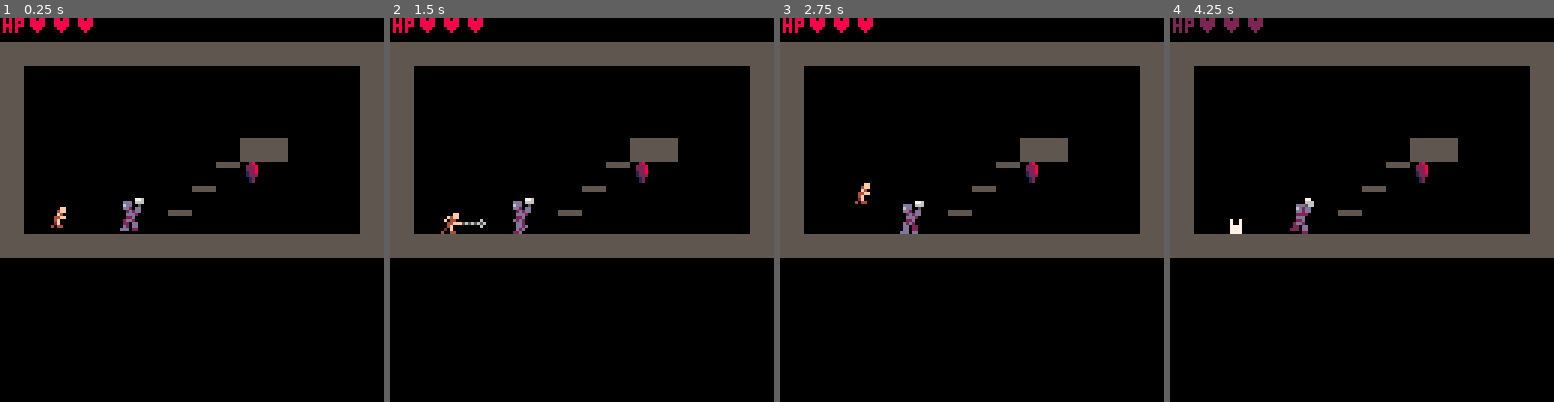
Above: before the commit, frames 1-4 (left to right).
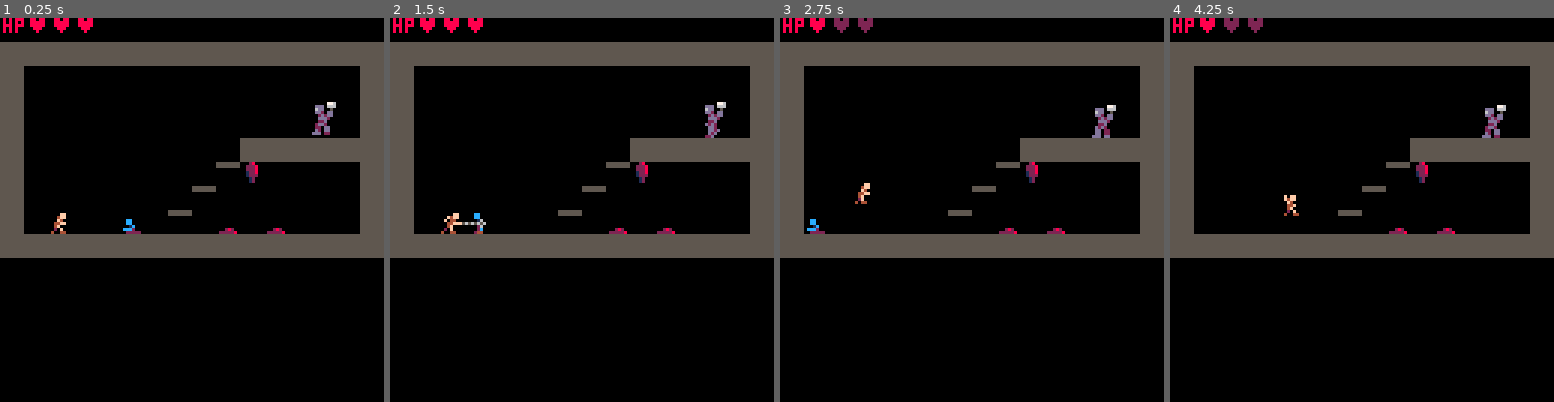
Above: after the commit, the same moments.

Repository: AddisonMink/fortrebosque
Game: PICO-8 cartridge main.p8
The game is run twice, just before and just after one commit, with the same random seed, the same clock (stepped at 60 frames per second) and the same inputs.
Inputs:
- Up to frame 1 (0.25 s): no input
- Up to frame 2 (1.5 s): tap X (X key) at 0.33, 1.07 s; tap O (Z key) at 0.7 s
- Up to frame 3 (2.75 s): hold Right 1.6-2.1 s; tap O (Z key) at 1.7, 2.1, 2.5 s; tap X (X key) at 1.85 s; hold Right from 2.47 s (still down)
- Up to frame 4 (4.25 s): tap O (Z key) every 0.4 s from 2.9 to 4.1 s; tap X (X key) at 2.97, 4.08 s; release Right at 3.03 s; hold Left 3.08-3.58 s; hold Right from 4.02 s (still down)

The runs differ from the first frame. In frame 1, 2.0% of the frame differs, in the area x 13-94%, y 21-57%; in frame 2, 1.9%; in frame 3, 2.2%; in frame 4, 2.3%, in the area x 0-94%, y 0-57%.

Commit message:
improve map.

Diff:
--- a/main.p8
+++ b/main.p8
@@ -10,10 +10,10 @@
 #include knight.lua
 #include room.lua
 
-room = room_load(0, 0, player)
-
 function _init()
-	camera(0, -8)
+	player.body.x = 16
+	player.body.y = 48 + 80
+	room = room_load(0, 1, player)
 end
 
 function _update()
@@ -192,21 +192,30 @@
 0000000000000000000000000000000000000000000000000000000000000000010200000000000000000000000000000000000000000000000000000000000000000000000000000000000000000000000000000000000000000000000000000000000000000000000000000000000000000000000000000000000000000000
 0000000000000000000000000000000000000000000000000000000000000000000000000000000000000000000000000000000000000000000000000000000000000000000000000000000000000000000000000000000000000000000000000000000000000000000000000000000000000000000000000000000000000000
 __map__
-2020202020202020202020202020202000000000000000000000000000000000000000000000000000000000000000000000000000000000000000000000003300000000000000000000000000000000000000000000000000000000000000000000000000000000000000000000000000000000000000000000000000000000
-2000000000000000000000000000002000000000000000000000000000000000000000000000000000000000000000000000000000000000000000000000001100000000000000000000000000000000000000000000000000000000000000000000000000000000000000000000000000000000000000000000000000000000
-2000000000000000000000000000002000000000000000000000000000000000000000000000000000000000000000000000000000000000000000000000001100000000000000000000000000000000000000000000000000000000000000000000000000000000000000000000000000000000000000000000000000000000
-2000000000000000000000000000002000000000000000000000000000000000000000000000000000000000000000000000000000000000000000000000001100000000000000000000000000000000000000000000000000000000000000000000000000000000000000000000000000000000000000000000000000000000
-2000000000000000000020200000002000000000000000000000000000000000000000000000000000000000000000000000000000000000000000000000001100000000000000000000000000000000000000000000000000000000000000000000000000000000000000000000000000000000000000000000000000000000
-2000000000000000002109000000002000000000000000000000000000000000000000000000000000000000000000000000000000000000000000000000001100000000000000000000000000000000000000000000000000000000000000000000000000000000000000000000000000000000000000000000000000000000
-2000000000000000210000000000002000000000000000000000000000000000000000000000000000000000000000000000000000000000000000000000001100000000000000000000000000000000000000000000000000000000000000000000000000000000000000000000000000000000000000000000000000000000
-2000000000010021000000000000002000000000000000000000000000000000000000000000000000000000000000000000000000000000000000000000001100000000000000000000000000000000000000000000000000000000000000000000000000000000000000000000000000000000000000000000000000000000
-2020202020202020202020202020202000000000000000000000000000000000000000000000000000000000000000000000000000000000000000000000002200000000000000000000000000000000000000000000000000000000000000000000000000000000000000000000000000000000000000000000000000000000
-3033333033330000303020202020202000000000000000000000000000000000000000000000000000000000000000000000000000000000000000000000003300000000000000000000000000000000000000000000000000000000000000000000000000000000000000000000000000000000000000000000000000000000
-3033333000003131302000000000002000000000000000000000000000000000000000000000000000000000000000000000000000000000000000000000002a00000000000000000000000000000000000000000000000000000000000000000000000000000000000000000000000000000000000000000000000000000000
-3033333000000000302000000000002000000000000000000000000000000000000000000000000000000000000000000000000000000000000000000000001100000000000000000000000000000000000000000000000000000000000000000000000000000000000000000000000000000000000000000000000000000000
-3033003031313100002000000000002000000000000000000000000000000000000000000000000000000000000000000000000000000000000000000000002200000000000000000000000000000000000000000000000000000000000000000000000000000000000000000000000000000000000000000000000000000000
-3031003000000000002000000000002000000000000000000000000000000000000000000000000000000000000000000000000000000000000000000000001100000000000000000000000000000000000000000000000000000000000000000000000000000000000000000000000000000000000000000000000000000000
-3000313031000000000000000000002000000000000000000000000000000000000000000000000000000000000000000000000000000000000000000000001100000000000000000000000000000000000000000000000000000000000000000000000000000000000000000000000000000000000000000000000000000000
-3031003031000000000000000000002000000000000000000000000000000000000000000000000000000000000000000000000000000000000000000000001100000000000000000000000000000000000000000000000000000000000000000000000000000000000000000000000000000000000000000000000000000000
-3000000000003333202020000000002000000000000000000000000000000000000000000000000000000000000000000000000000000000000000000000001100000000000000000000000000000000000000000000000000000000000000000000000000000000000000000000000000000000000000000000000000000000
-3232323232323232323220202020202000000000000000000000000000000000000000000000000000000000000000000000000000000000000000000000002200000000000000000000000000000000000000000000000000000000000000000000000000000000000000000000000000000000000000000000000000000000
+2020202020202020202020202020202020202020202020202020202020202020202020202020202020202020202020202020202020202020202020202020202020202020202020202020202020202020202020202020202020202020202020202020202020202020202020202020202020202020202020202020202020202020
+2000000000000000000000000000002020000000000000000000000000000020200000000000000000000000000000202000000000000000000000000000002020000000000000000000000000000020200000000000000000000000000000202000000000000000000000000000002020000000000000000000000000000020
+2000000000000000000000000000002020000000000000000000000000000020200000000000000000000000000000202000000000000000000000000000002020000000000000000000000000000020200000000000000000000000000000202000000000000000000000000000002020000000000000000000000000000020
+2000000000000000000000000000002020000000000000000000000000000020200000000000000000000000000000202000000000000000000000000000002020000000000000000000000000000020200000000000000000000000000000202000000000000000000000000000002020000000000000000000000000000020
+2000000000000000000000000000002020000000000000000000000000000020200000000000000000000000000000202000000000000000000000000000002020000000000000000000000000000020200000000000000000000000000000202000000000000000000000000000002020000000000000000000000000000020
+2000000000000000000000000000002020000000000000000000000000000020200000000000000000000000000000202000000000000000000000000000002020000000000000000000000000000020200000000000000000000000000000202000000000000000000000000000002020000000000000000000000000000020
+2000000000000000000000000000002020000000000000000000000000000020200000000000000000000000000000202000000000000000000000000000002020000000000000000000000000000020200000000000000000000000000000202000000000000000000000000000002020000000000000000000000000000020
+2000000000000000000000000000002020000000000000000000000000000020200000000000000000000000000000202000000000000000000000000000002020000000000000000000000000000020200000000000000000000000000000202000000000000000000000000000002020000000000000000000000000000020
+2020202020202020202020202020202020202020202020202020202020202020202020202020202020202020202020202020202020202020202020202020202020202020202020202020202020202020202020202020202020202020202020202020202020202020202020202020202020202020202020202020202020202020
+2020202020202020202020202020202020202020202020202020202020202020202020202020202020202020202020202020202020202020202020202020202020202020202020202020202020202020202020202020202020202020202020202020202020202020202020202020202020202020202020202020202020202020
+2000000000000000000000000000002020000000000000000000000000000020200000000000000000000000000000202000000000000000000000000000002020000000000000000000000000000020200000000000000000000000000000202000000000000000000000000000002020000000000000000000000000000020
+2000000000000000000000000000002020000000000000000000000000000020200000000000000000000000000000202000000000000000000000000000002020000000000000000000000000000020200000000000000000000000000000202000000000000000000000000000002020000000000000000000000000000020
+2000000000000000000000000001002020000000000000000000000000000020200000000000000000000000000000202000000000000000000000000000002020000000000000000000000000000020200000000000000000000000000000202000000000000000000000000000002020000000000000000000000000000020
+2000000000000000000020202020202020000000000000000000000000000020200000000000000000000000000000202000000000000000000000000000002020000000000000000000000000000020200000000000000000000000000000202000000000000000000000000000002020000000000000000000000000000020
+2000000000000000002109000000002020000000000000000000000000000020200000000000000000000000000000202000000000000000000000000000002020000000000000000000000000000020200000000000000000000000000000202000000000000000000000000000002020000000000000000000000000000020
+2000000000000000210000000000002020000000000000000000000000000020200000000000000000000000000000202000000000000000000000000000002020000000000000000000000000000020200000000000000000000000000000202000000000000000000000000000002020000000000000000000000000000020
+2000000000170021001700170000002020000000000000000000000000000020200000000000000000000000000000202000000000000000000000000000002020000000000000000000000000000020200000000000000000000000000000202000000000000000000000000000002020000000000000000000000000000020
+2020202020202020202020202020202020202020202020202020202020202020202020202020202020202020202020202020202020202020202020202020202020202020202020202020202020202020202020202020202020202020202020202020202020202020202020202020202020202020202020202020202020202020
+2020202020202020202020202020202020202020202020202020202020202020202020202020202020202020202020202020202020202020202020202020202020202020202020202020202020202020202020202020202020202020202020202020202020202020202020202020202020202020202020202020202020202020
+2000000000000000000000000000002020000000000000000000000000000020200000000000000000000000000000202000000000000000000000000000002020000000000000000000000000000020200000000000000000000000000000202000000000000000000000000000002020000000000000000000000000000020
+2000000000000000000000000000002020000000000000000000000000000020200000000000000000000000000000202000000000000000000000000000002020000000000000000000000000000020200000000000000000000000000000202000000000000000000000000000002020000000000000000000000000000020
+2000000000000000000000000000002020000000000000000000000000000020200000000000000000000000000000202000000000000000000000000000002020000000000000000000000000000020200000000000000000000000000000202000000000000000000000000000002020000000000000000000000000000020
+2000000000000000000000000000002020000000000000000000000000000020200000000000000000000000000000202000000000000000000000000000002020000000000000000000000000000020200000000000000000000000000000202000000000000000000000000000002020000000000000000000000000000020
+2000000000000000000000000000002020000000000000000000000000000020200000000000000000000000000000202000000000000000000000000000002020000000000000000000000000000020200000000000000000000000000000202000000000000000000000000000002020000000000000000000000000000020
+2000000000000000000000000000002020000000000000000000000000000020200000000000000000000000000000202000000000000000000000000000002020000000000000000000000000000020200000000000000000000000000000202000000000000000000000000000002020000000000000000000000000000020
+2000000000000000000000000000002020000000000000000000000000000020200000000000000000000000000000202000000000000000000000000000002020000000000000000000000000000020200000000000000000000000000000202000000000000000000000000000002020000000000000000000000000000020
+2020202020202020202020202020202020202020202020202020202020202020202020202020202020202020202020202020202020202020202020202020202020202020202020202020202020202020202020202020202020202020202020202020202020202020202020202020202020202020202020202020202020202020
--- a/room.lua
+++ b/room.lua
@@ -49,7 +49,8 @@
             end
         end,
         draw = function()
-            map(tx, ty, 0, 0, 16, 9)
+            camera(tx * 8, ty * 8 - 8)
+            map(tx, ty, tx * 8, ty * 8, 16, 9)
 
             for e in all(entities) do
                 if e.anim then
@@ -57,7 +58,7 @@
                 end
             end
 
-            local y = -8
+            local y = ty * 8 - 8
             local x = print("hp", 1, y, player.hitbox.hp > 0 and 8 or 2)
             for i = 1, player.hitbox.hp_max do
                 x = print("♥", x, y, i <= player.hitbox.hp and 8 or 2)
--- a/zombie.lua
+++ b/zombie.lua
@@ -3,8 +3,8 @@
     local mound_anim = { frames = { 23 }, fps = 1 }
     local rise_anim = { frames = { 24 }, fps = 1 }
     local walk_anim = { frames = { 25, 26 }, fps = 1 }
-    local mound_dur = 1
-    local rise_dur = 1
+    local wake_up_range = 32
+    local rise_dur = 0.5
     local speed = 0.5
 
     -- state
@@ -12,13 +12,12 @@
 
     local state_map = {
         mound = function(me, entities)
-            if not timer then
-                timer = timer_new(mound_dur)
-                me.anim = mound_anim
-            end
+            local player = entities[1]
+            local dx = abs(player.body.x - me.body.x)
 
-            if timer() then
-                local player = entities[1]
+            me.anim = mound_anim
+
+            if dx <= wake_up_range then
                 local facing = player.body.x > me.body.x and 1 or -1
                 me.body.facing = facing
                 timer = timer_new(rise_dur)
@@ -41,14 +40,14 @@
             if body_would_collide_x(me.body, new_x) then
                 me.anim = rise_anim
                 me.body.vel_x = 0
-                timer = timer_new(rise_dur / 4)
+                timer = timer_new(rise_dur)
                 return "sink"
             end
         end,
         sink = function(me)
             if timer() then
                 me.anim = mound_anim
-                timer = timer_new(mound_dur / 4)
+                timer = timer_new(rise_dur)
                 return "submerge"
             end
         end,
